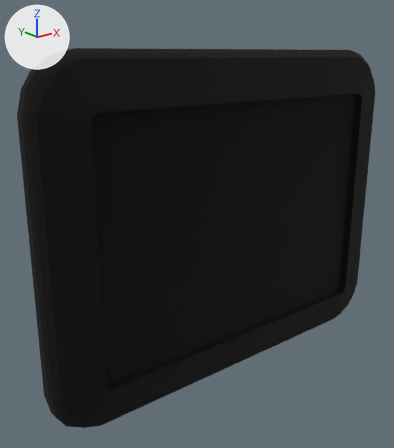
A saved change to the OBJ model models/item/linkingcard.obj.
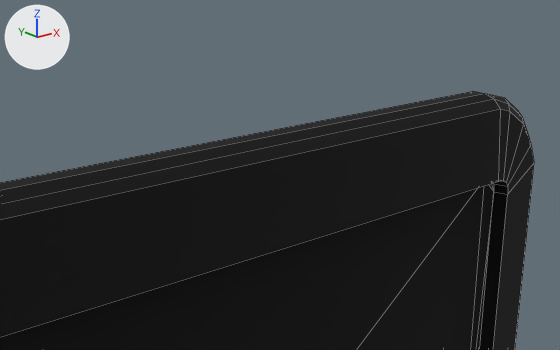
Old and new are each drawn whole from a camera (50 mm lens) standing at (0.126, -0.936, 0.839) and looking at (0.469, -0.507, 0.668) and again close up from a camera (50 mm lens) standing at (0.3, -0.807, 0.934) and looking at (0.547, -0.499, 0.811). The axes (+X, +Y, +Z) are drawn at upper left. The lights are the same throughout. The close-ups show mesh edges as thin lines. Where no turn or scale is listed for an object, it has been applied to the vertices.

The older version as bpy lines, for what is in view:
```python
me_cube_002_cube_008 = bpy.data.meshes.new('Cube.002_Cube.008')
me_cube_002_cube_008.from_pydata(...)  # 160 vertices, 176 faces; spans x 0.283..0.727, y -0.549..-0.51, z 0.497..0.843
me_cube_002_cube_008.materials.append(mat_none)  # picture img_linkingcard
# before: 44 (0.332, -0.52, 0.843), 45 (0.678, -0.52, 0.843) at pixel (472, 91), 154 (0.678, -0.529, 0.843) at pixel (485, 93), 155 (0.332, -0.529, 0.843)
ob_cube_002_cube_008 = bpy.data.objects.new('Cube.002_Cube.008', me_cube_002_cube_008)
ob_cube_002_cube_008.location = (0.0, 0.0, 0.0)
```
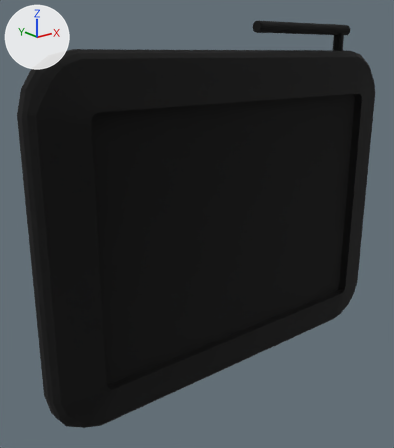
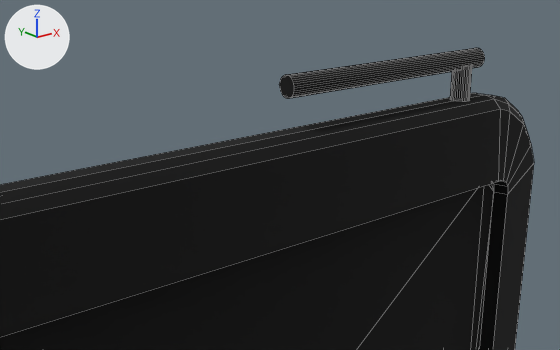
Where the change shows, as pixel boxes [x1, y1, x2, y2] in the close-ups (560 x 350 px; the box of a moved part takes in the faces that stretch with it):
'Cube.002_Cube.008', reshaped
    before: [0, 91, 534, 350]
    after: [0, 48, 534, 350]
part 1 of me_cube_002_cube_008, added
    after: [450, 65, 472, 100]
part 2 of me_cube_002_cube_008, added (black)
    after: [279, 48, 485, 98]
part 3 of me_cube_002_cube_008, moved or reshaped
    before: [0, 91, 508, 204]
    after: [0, 93, 508, 204]

What the commit changed:
me_cube_002_cube_008 is used by ob_cube_002_cube_008; location (0.0, 0.0, 0.0).
Verts and faces of me_cube_002_cube_008; kept vertices keep their numbers, new ones are numbered from 160.
me_cube_002_cube_008 had 160 vertices, 176 faces and spanned x 0.283..0.727, y -0.549..-0.51, z 0.497..0.843.
me_cube_002_cube_008 now has 288 vertices, 244 faces and spans x 0.283..0.727, y -0.549..-0.51, z 0.497..0.87.
me_cube_002_cube_008 part 1: a new loose piece, a 32-sided cylinder along z spanning x 0.654..0.666, y -0.531..-0.519, z 0.841..0.861, in mat_none (picture img_linkingcard).
me_cube_002_cube_008 part 2: a new loose piece, a 32-sided cylinder along x spanning x 0.53..0.673, y -0.531..-0.519, z 0.859..0.87, in mat_none (picture img_linkingcard).
Part 3, on me_cube_002_cube_008:
Vertices 44, 45, 154, 155 move by (0.0, 0.0, -0.001).
